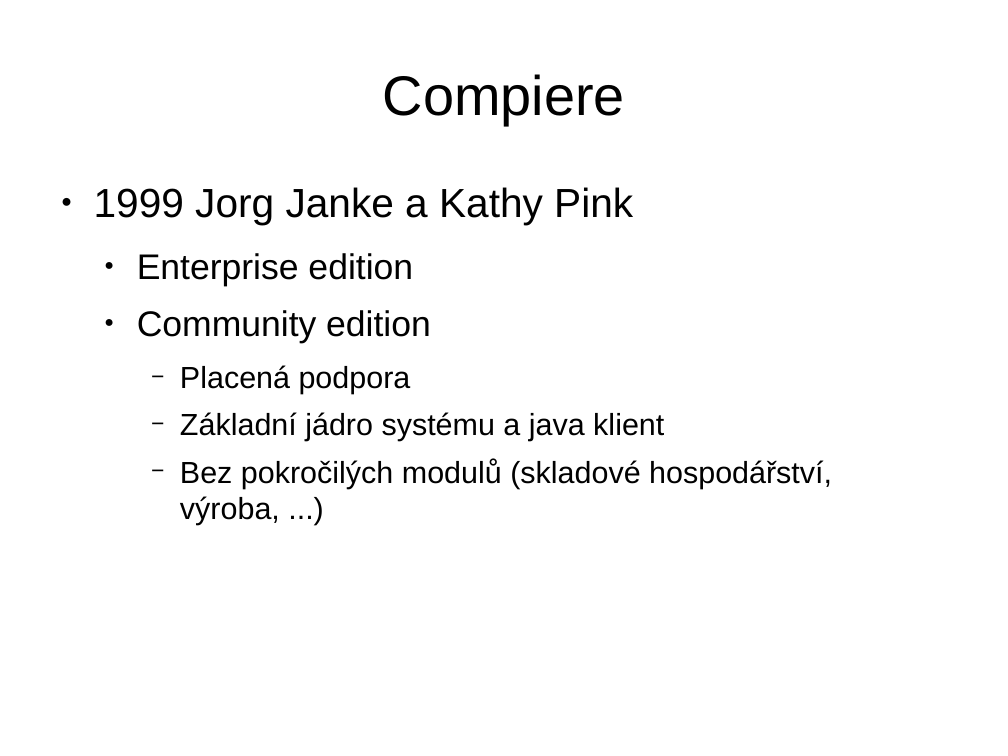
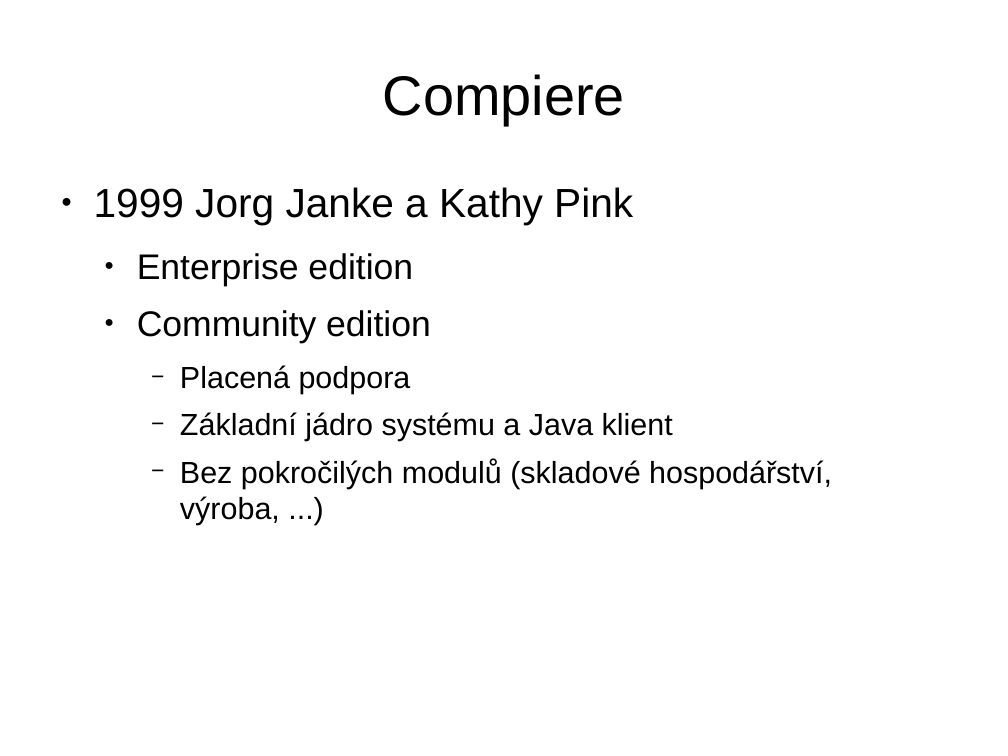
Before and after one commit to martin-vavrusak/mgr_statnice, a slide deck: slide 3 of !prezentace/vavrusak_WYSIVYG.odp. Drawn at 1008x756 pixels with LibreOffice and Linux fonts; fonts in the diff are those of the drawing. Boxes give left, top, right and bottom in pixels: in the first picture for what was removed or moved away, otherwise in the second. Text is boxed around its words. In the diff, an @@ line names an element or a change of style, - is before the commit and + after.

```diff
--- a/!prezentace/vavrusak_WYSIVYG.odp
+++ b/!prezentace/vavrusak_WYSIVYG.odp
@@ text at (180,412,673,441): text changed @@
-    − Základní jádro systému a java klient
+    − Základní jádro systému a Java klient
```
Also in this commit, not shown: 12 other slides changed, 21 slides added, 29 other files.
